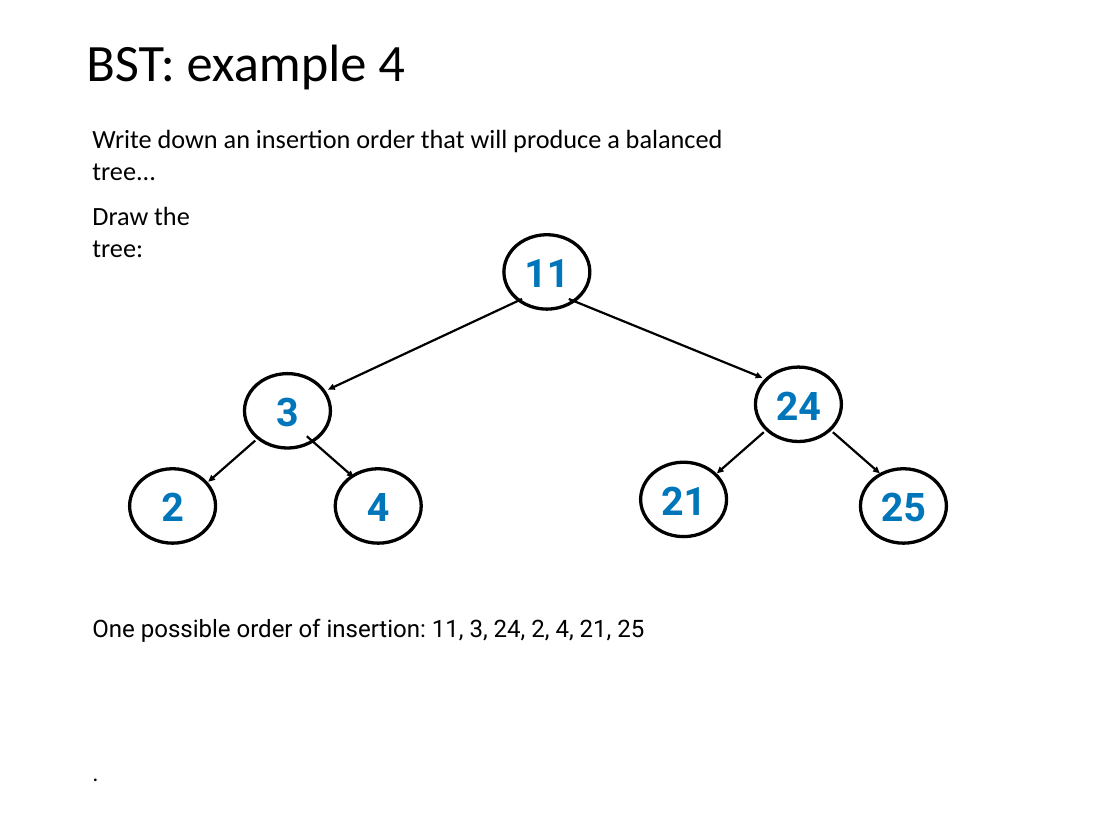
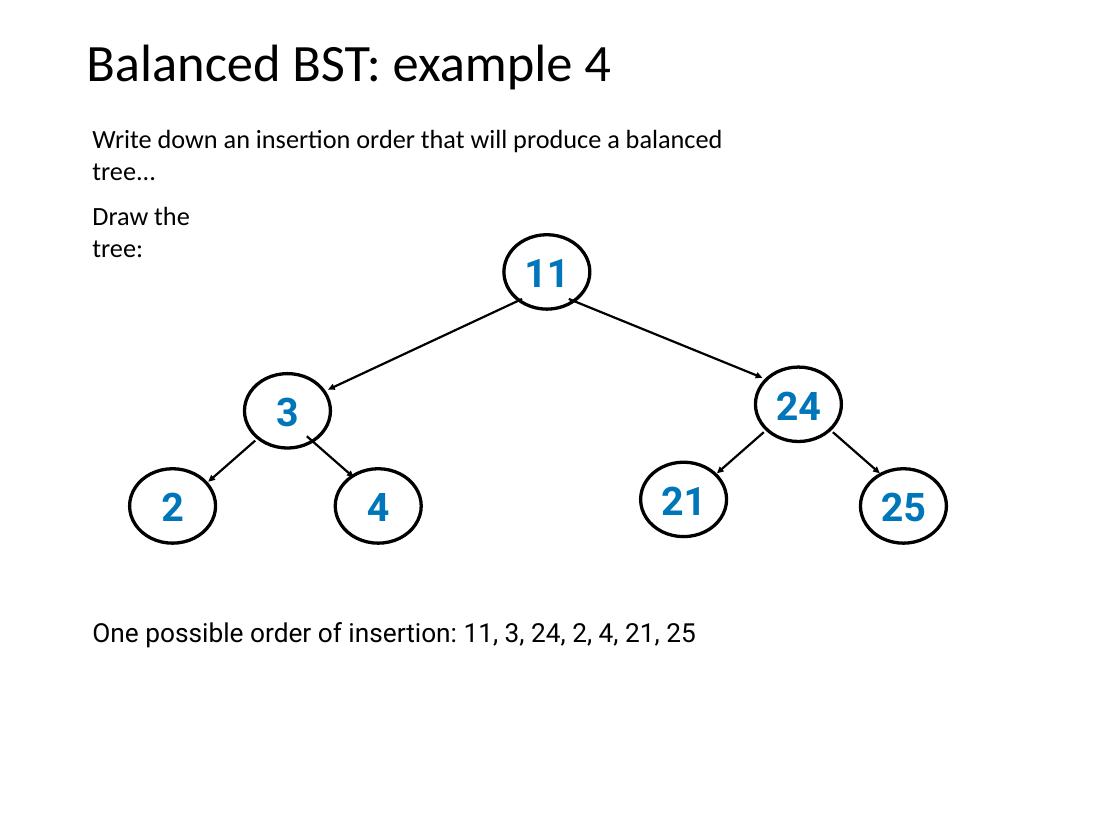
Before and after one commit to Jsus00G/CS-320-Projects-P, a slide deck: slide 31 of lecture-material/08-Trees/08-trees.pptx. Drawn at 1120x840 pixels with LibreOffice and Linux fonts; fonts in the diff are those of the drawing. Boxes give left, top, right and bottom in pixels: in the first picture for what was removed or moved away, otherwise in the second. Text is boxed around its words. In the diff, an @@ line names an element or a change of style, - is before the commit and + after.

```diff
--- a/lecture-material/08-Trees/08-trees.pptx
+++ b/lecture-material/08-Trees/08-trees.pptx
@@ title at bbox=[86, 44, 611, 90]: text changed @@
-BST: example 4
+Balanced BST: example 4
@@ text at bbox=[92, 622, 696, 648]: paragraph removed @@
-.
@@ text "One possible order of insertion: ..." at bbox=[92, 622, 696, 648]: size 22 to 24 pt @@
```
Also in this commit, not shown: 19 other slides changed, 2 other files.
